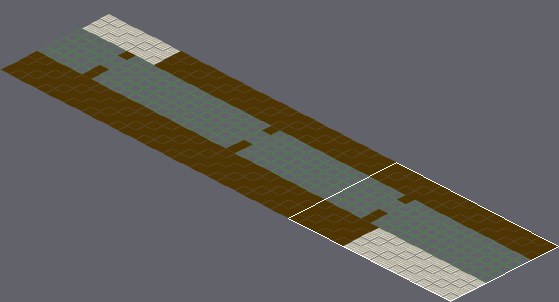
Two states of a Tiled map, src/data/subway01.tmx. The first picture is a wide view before the edit; the outline marks the close-up.
Close-up. Before the edit:
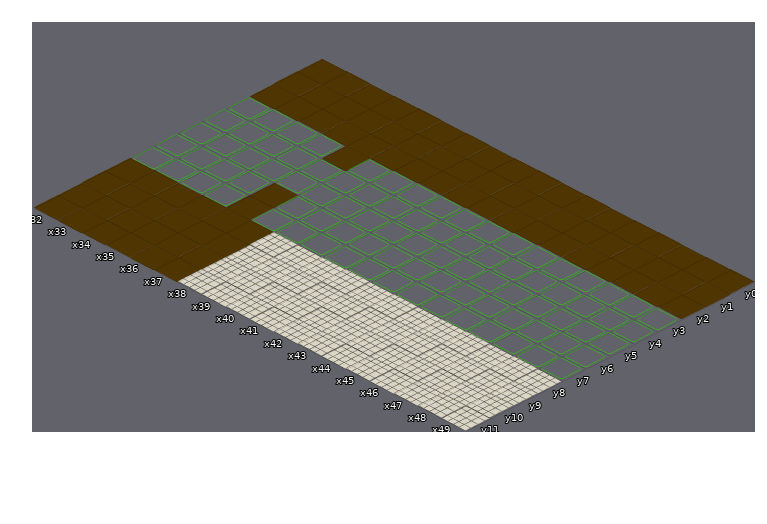
Cells are 250x129 px. Isometric: x runs down to the right, y down to the left. Shown: x 32..49, y 0..11. The commit also changed other parts of the map, which this record leaves out.
After:
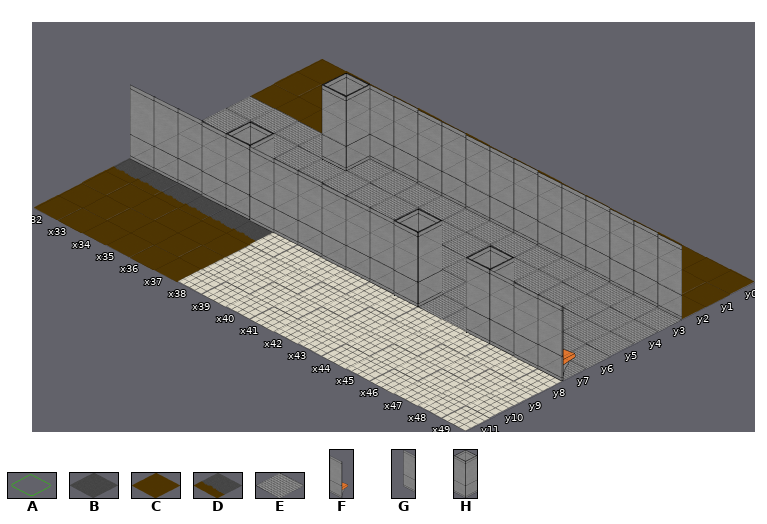
Key: from "tiles250x129": A 0, B 7, C 8, D 9, E 19; from "walls250x512_2": F 6, G 7, H 8.
_ is an empty cell.
Diff:
Layer "background_layer":
The edit turns tile C into tile B in row 3 at x 36; in rows 6 to 7 at x 36.
The edit turns tile C into tile D in row 8 at x 32 to 37.
The edit turns tile A into tile E in row 3 at x 32 to 35 and 37 to 49; in rows 4 to 5 at x 32 to 49; in rows 6 to 7 at x 32 to 35 and 37 to 49.
Layer "walls_layer":
There is now tile F in row 7 at x 32 to 35, 37 to 42 and 47 to 49.
There is now tile G in row 3 at x 37 to 49; in row 4 at x 36.
There is now tile H in row 3 at x 36; in row 7 at x 36, 43 and 46.
